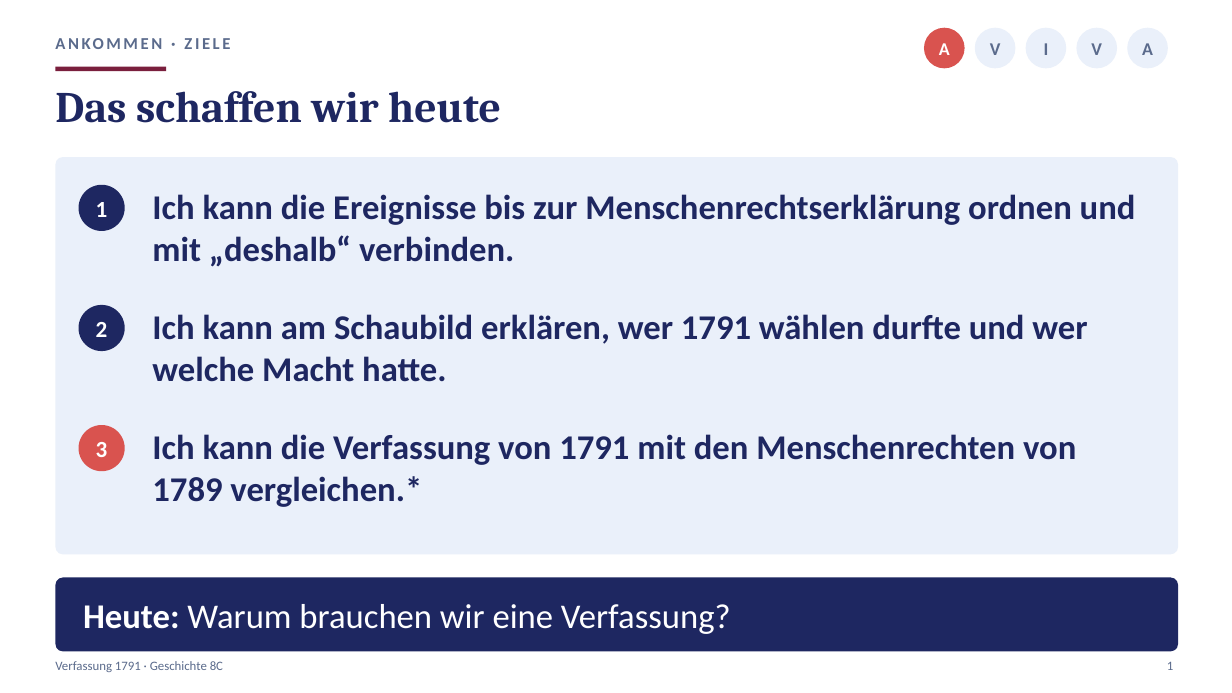
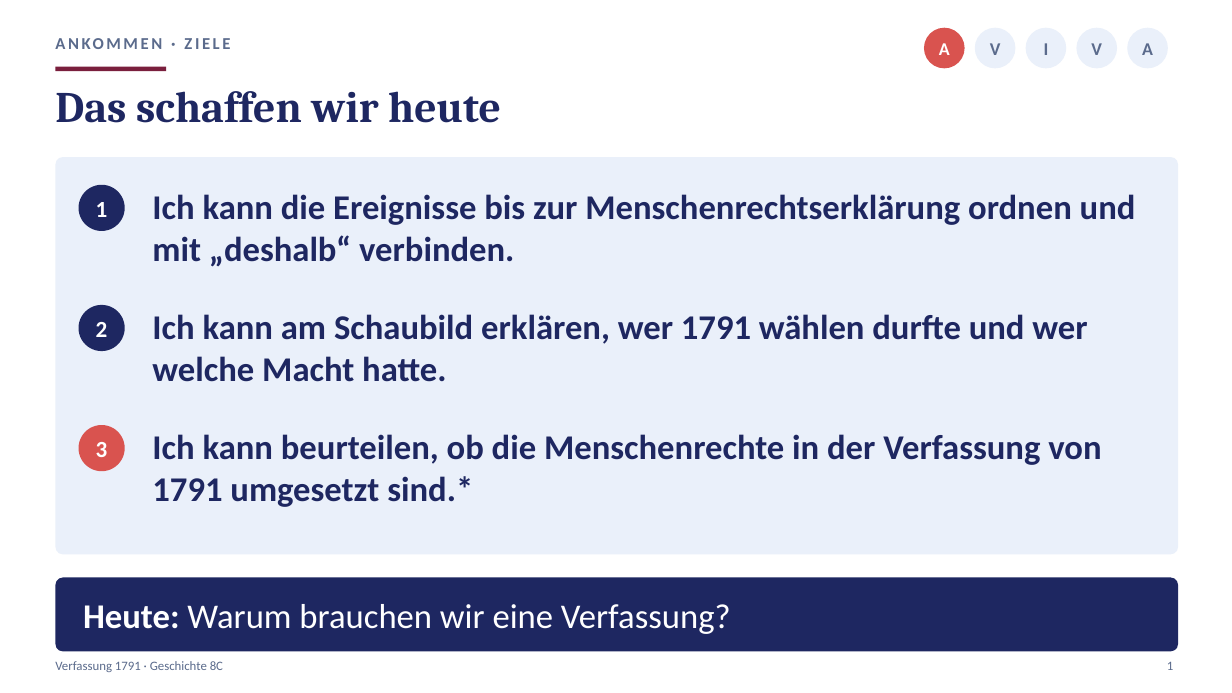
Before and after one commit to golzkonstantin-gif/Schule, a slide deck: slide 1 of Geschichte_8/Stunde5_Verfassung/Praesentation_Stunde5_Verfassung_8C.pptx. Drawn at 1232x693 pixels with LibreOffice and Linux fonts; fonts in the diff are those of the drawing. Boxes give left, top, right and bottom in pixels: in the first picture for what was removed or moved away, otherwise in the second. Text is boxed around its words. In the diff, an @@ line names an element or a change of style, - is before the commit and + after.

```diff
--- a/Geschichte_8/Stunde5_Verfassung/Praesentation_Stunde5_Verfassung_8C.pptx
+++ b/Geschichte_8/Stunde5_Verfassung/Praesentation_Stunde5_Verfassung_8C.pptx
@@ text at (152,434,1101,507): text changed @@
-Ich kann die Verfassung von 1791 mit den Menschenrechten von 1789 vergleichen.*
+Ich kann beurteilen, ob die Menschenrechte in der Verfassung von 1791 umgesetzt sind.*
```
Also in this commit, not shown: 2 other slides changed, 12 other files.
